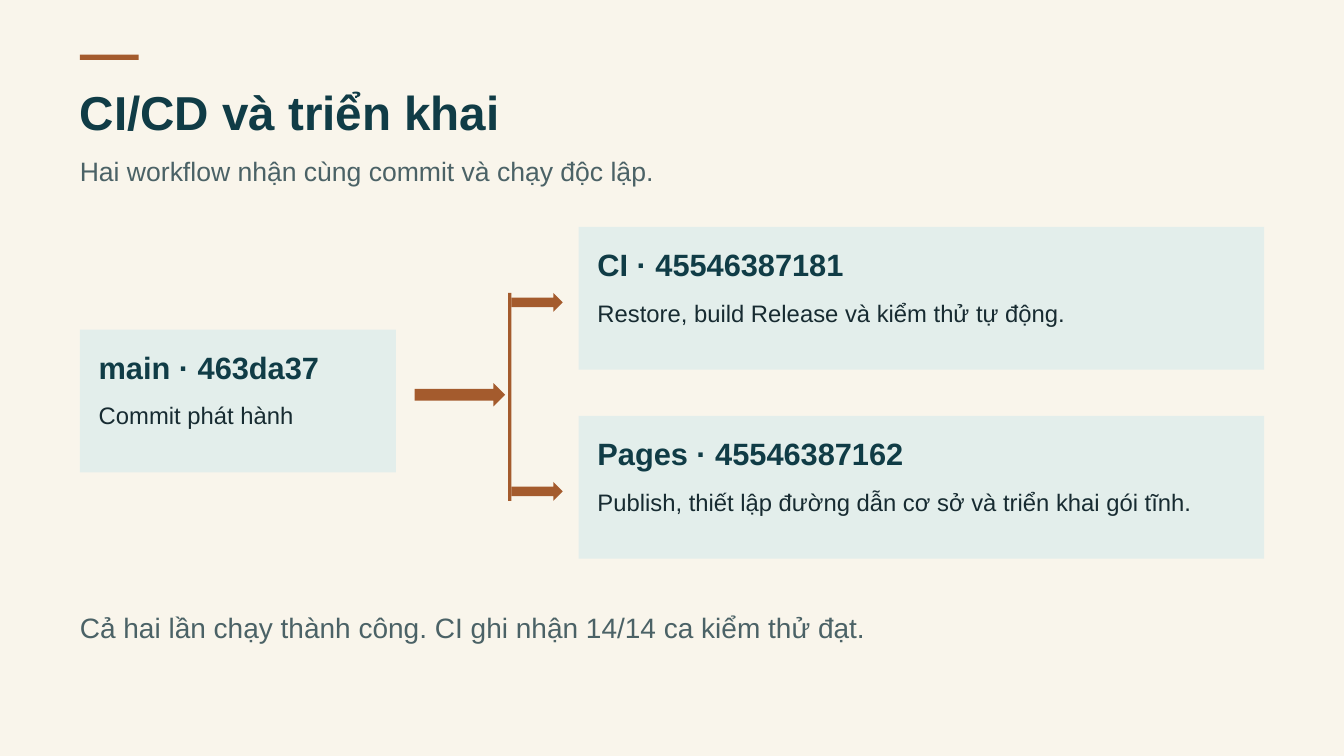
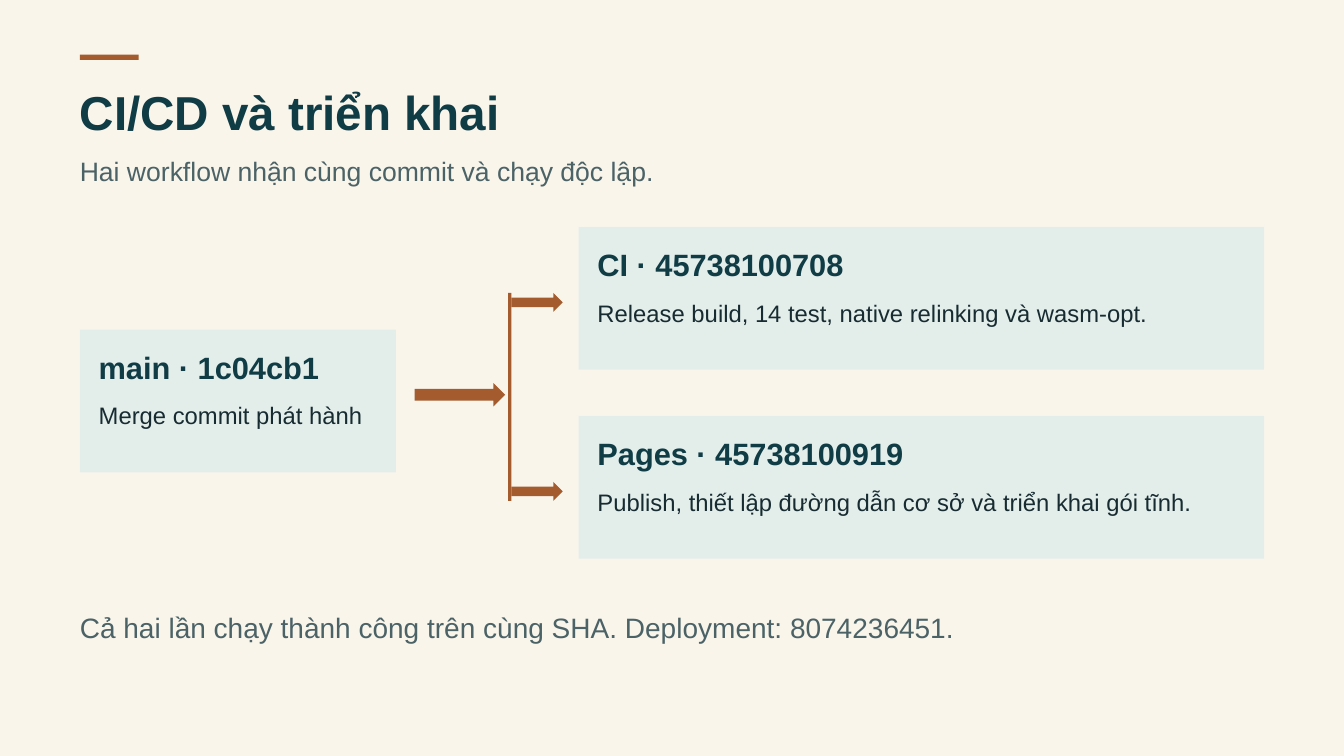
Before and after one commit to anhpham1504/ASPNET-DK25TTC5-lehien-BADONG, a slide deck: slide 13 of thesis/abs/BA-DONG-Coastal-Escape.pptx. Drawn at 1344x756 pixels with LibreOffice and Linux fonts; fonts in the diff are those of the drawing. Boxes give left, top, right and bottom in pixels: in the first picture for what was removed or moved away, otherwise in the second. Text is boxed around its words. In the diff, an @@ line names an element or a change of style, - is before the commit and + after.

Commit message:
docs(academic): synchronize thesis and evidence with final UI release

```diff
--- a/thesis/abs/BA-DONG-Coastal-Escape.pptx
+++ b/thesis/abs/BA-DONG-Coastal-Escape.pptx
@@ text at (x1=597, y1=254, x2=843, y2=277): text changed @@
-CI · 45546387181
+CI · 45738100708
@@ text at (x1=597, y1=304, x2=1147, y2=327): text changed @@
-Restore, build Release và kiểm thử tự động.
+Release build, 14 test, native relinking và wasm-opt.
@@ text at (x1=99, y1=356, x2=319, y2=380): text changed @@
-main · 463da37
+main · 1c04cb1
@@ text at (x1=99, y1=406, x2=362, y2=429): text changed @@
-Commit phát hành
+Merge commit phát hành
@@ text at (x1=597, y1=443, x2=903, y2=471): text changed @@
-Pages · 45546387162
+Pages · 45738100919
@@ text at (x1=80, y1=616, x2=954, y2=643): text changed @@
-Cả hai lần chạy thành công. CI ghi nhận 14/14 ca kiểm thử đạt.
+Cả hai lần chạy thành công trên cùng SHA. Deployment: 8074236451.
```
Also in this commit, not shown: 7 other slides changed, 46 other files.
